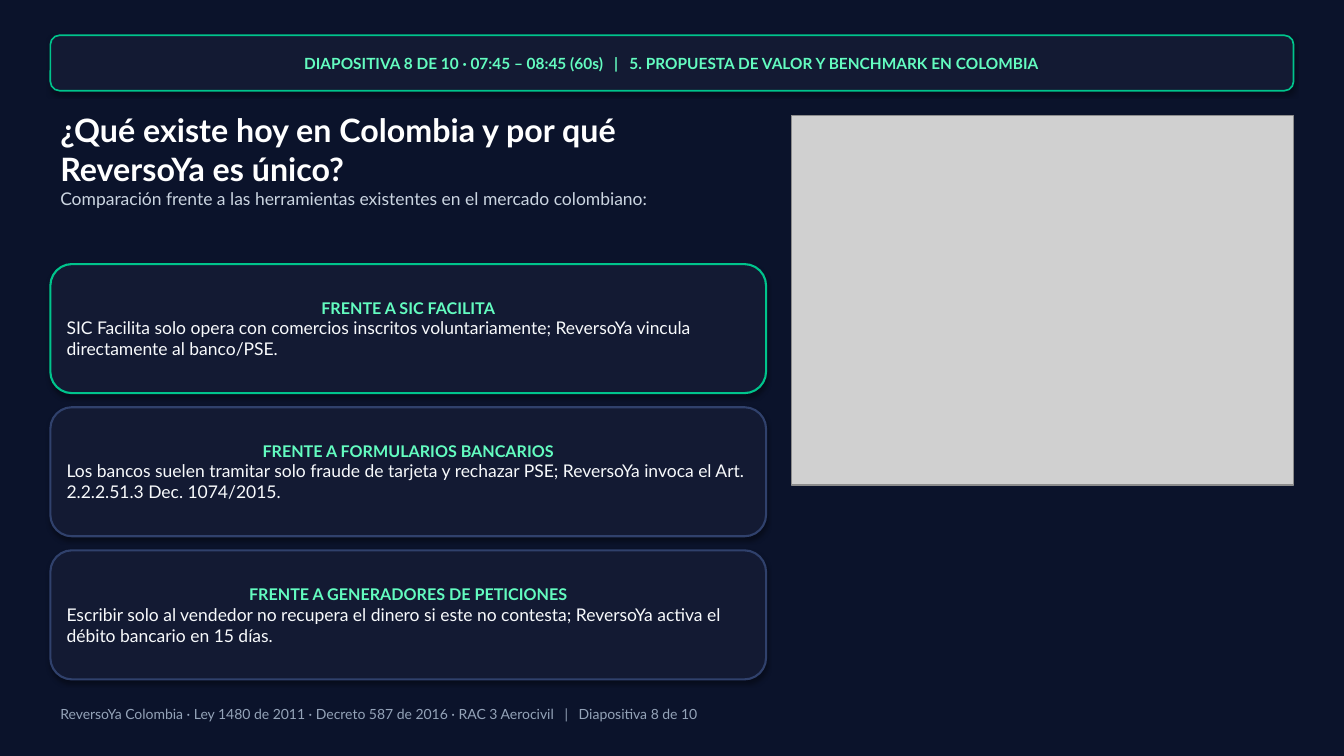
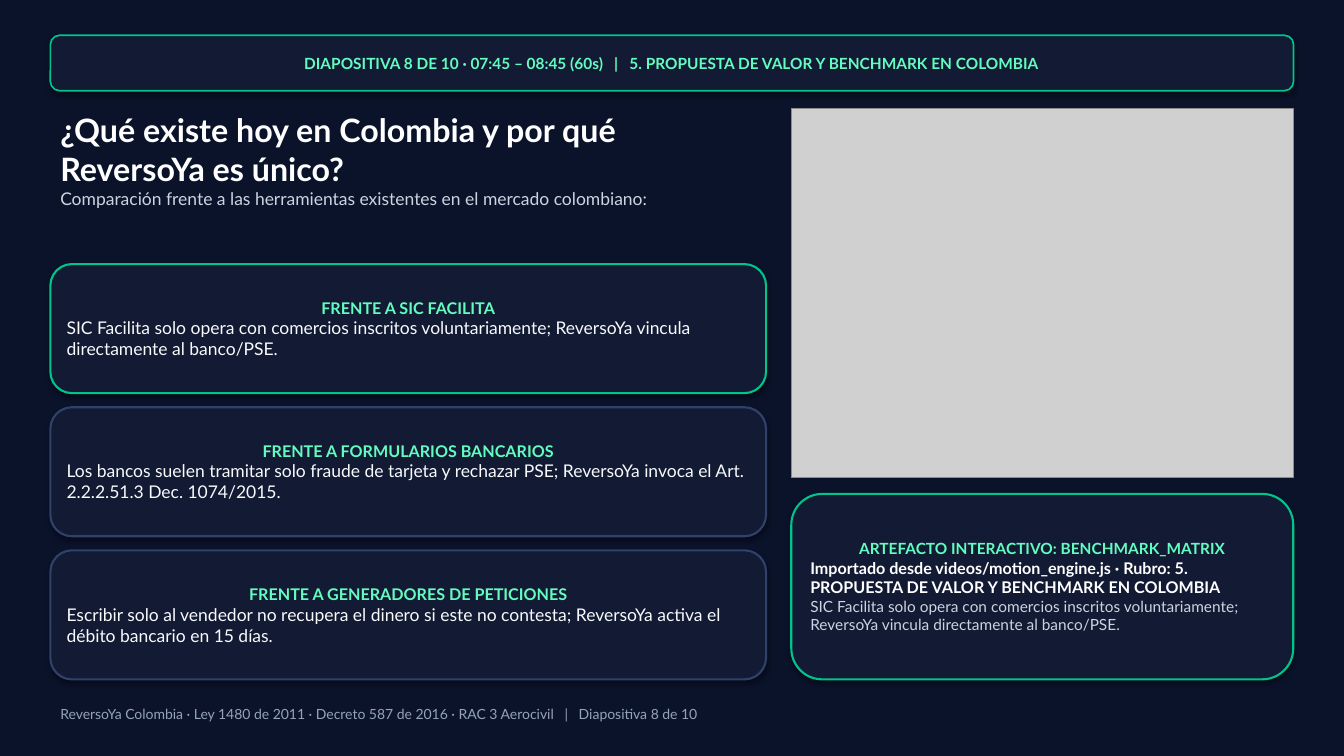
Before and after one commit to seagomezar/reversoya, a slide deck: slide 8 of ReversoYa_Presentacion_10Minutos.pptx. Drawn at 1344x756 pixels with LibreOffice and Linux fonts; fonts in the diff are those of the drawing; grey boxes stand for pictures. Boxes give left, top, right and bottom in pixels: in the first picture for what was removed or moved away, otherwise in the second. Text is boxed around its words. In the diff, an @@ line names an element or a change of style, - is before the commit and + after.

```diff
--- a/ReversoYa_Presentacion_10Minutos.pptx
+++ b/ReversoYa_Presentacion_10Minutos.pptx
@@ picture: place and size @@
-picture at [791,116,1294,485]
+picture at [791,109,1294,478]
@@ rounded rectangle added at [791,494,1294,680], fill #131A33, outline #00C48C 1.5 pt, 11 pt, text #CBD5E1, bold @@
+ARTEFACTO INTERACTIVO: BENCHMARK_MATRIX
+Importado desde videos/motion_engine.js · Rubro: 5. PROPUESTA DE VALOR Y BENCHMARK EN COLOMBIA
+SIC Facilita solo opera con comercios inscritos voluntariamente; ReversoYa vincula directamente al banco/PSE.
```
Also in this commit, not shown: 9 other slides changed, 7 other files.
